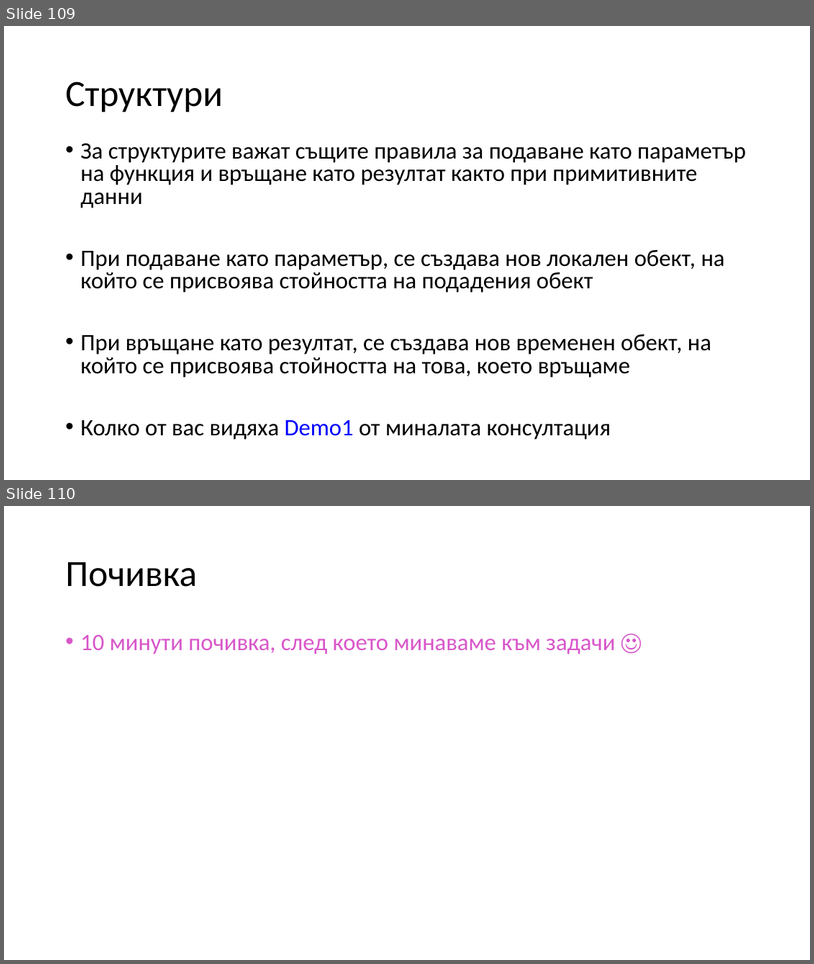
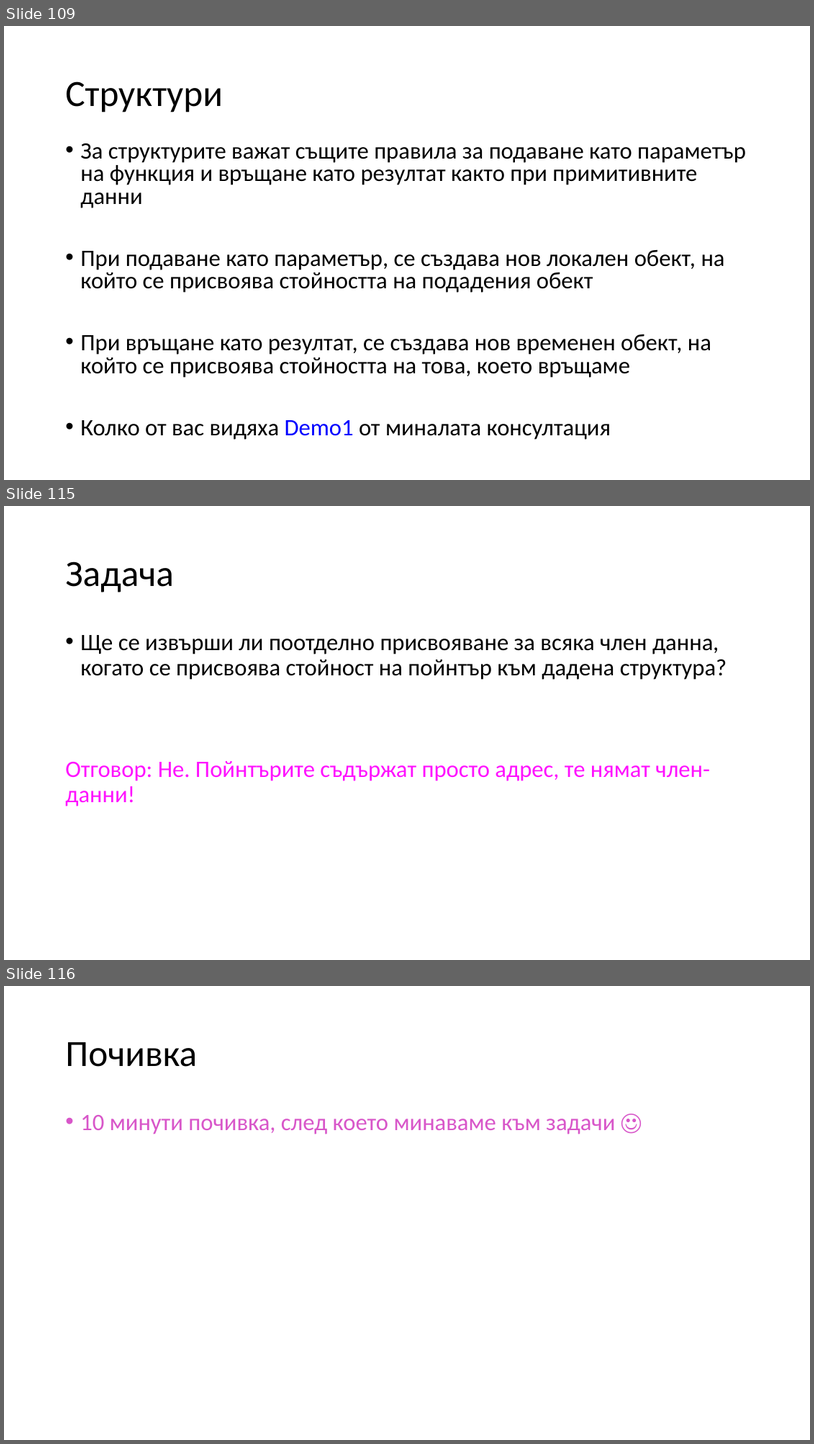
Before and after one commit to Mapmo/Uni-CPP, a slide deck: Introducing To Programming Materials/Consultation 3/Consultation3.pptx. Shown one above the other, each under a label of ours: slides 109 and 110 before the commit, slides 109, 115 and 116 after it; the slides between them are not shown. The pictures are 814x964 and 814x1444 pixels, drawn with LibreOffice and Linux fonts; fonts in the diff are those of the drawing. Boxes give left, top, right and bottom in pixels: in the first picture for what was removed or moved away, otherwise in the second. Text is boxed around its words. In the diff, an @@ line names an element or a change of style, - is before the commit and + after.

```diff
--- a/Introducing To Programming Materials/Consultation 3/Consultation3.pptx
+++ b/Introducing To Programming Materials/Consultation 3/Consultation3.pptx
@@ slide 115 added at bbox=[4, 506, 810, 960], background #FFFFFF @@
@@ title added at bbox=[65, 561, 174, 592], 44 pt, text #000000 @@
+Задача
@@ text added at bbox=[65, 635, 728, 806], 28 pt, text #000000 @@
+• Ще се извърши ли поотделно присвояване за всяка член данна, когато се присвоява стойност на пойнтър към дадена структура?
+Отговор: Не. Пойнтърите съдържат просто адрес, те нямат член- данни!
@@ what was slide 110 is now slide 116 @@
```
Also in this commit, not shown: 2 slides changed, 5 other slides added.
